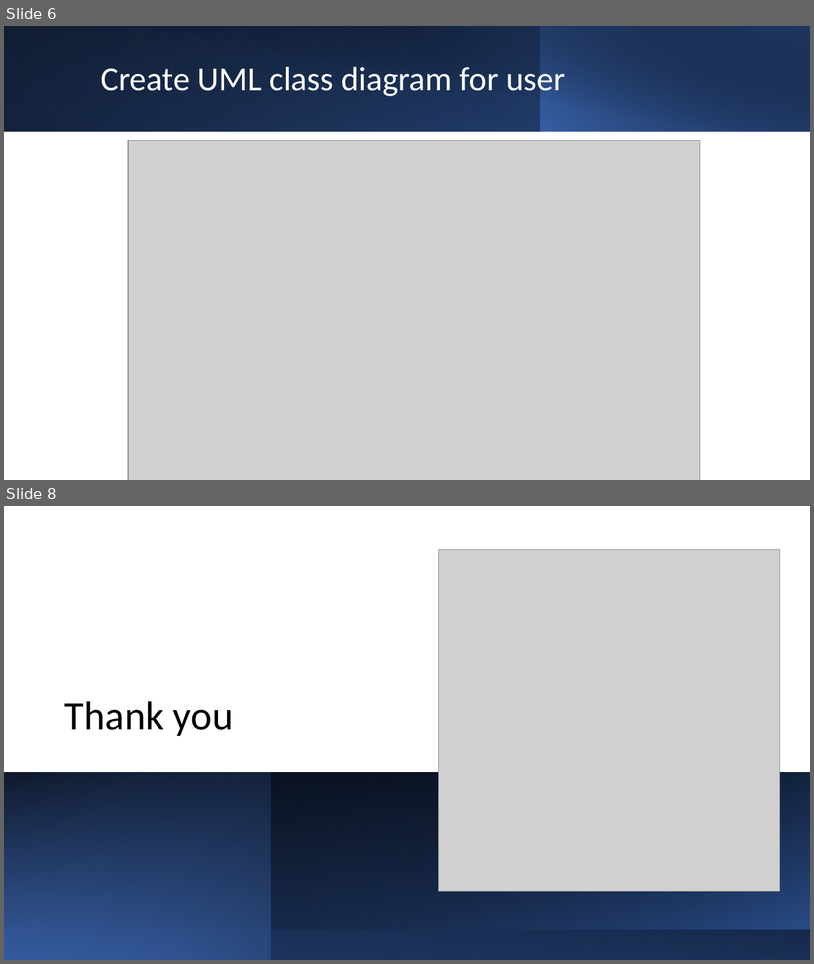
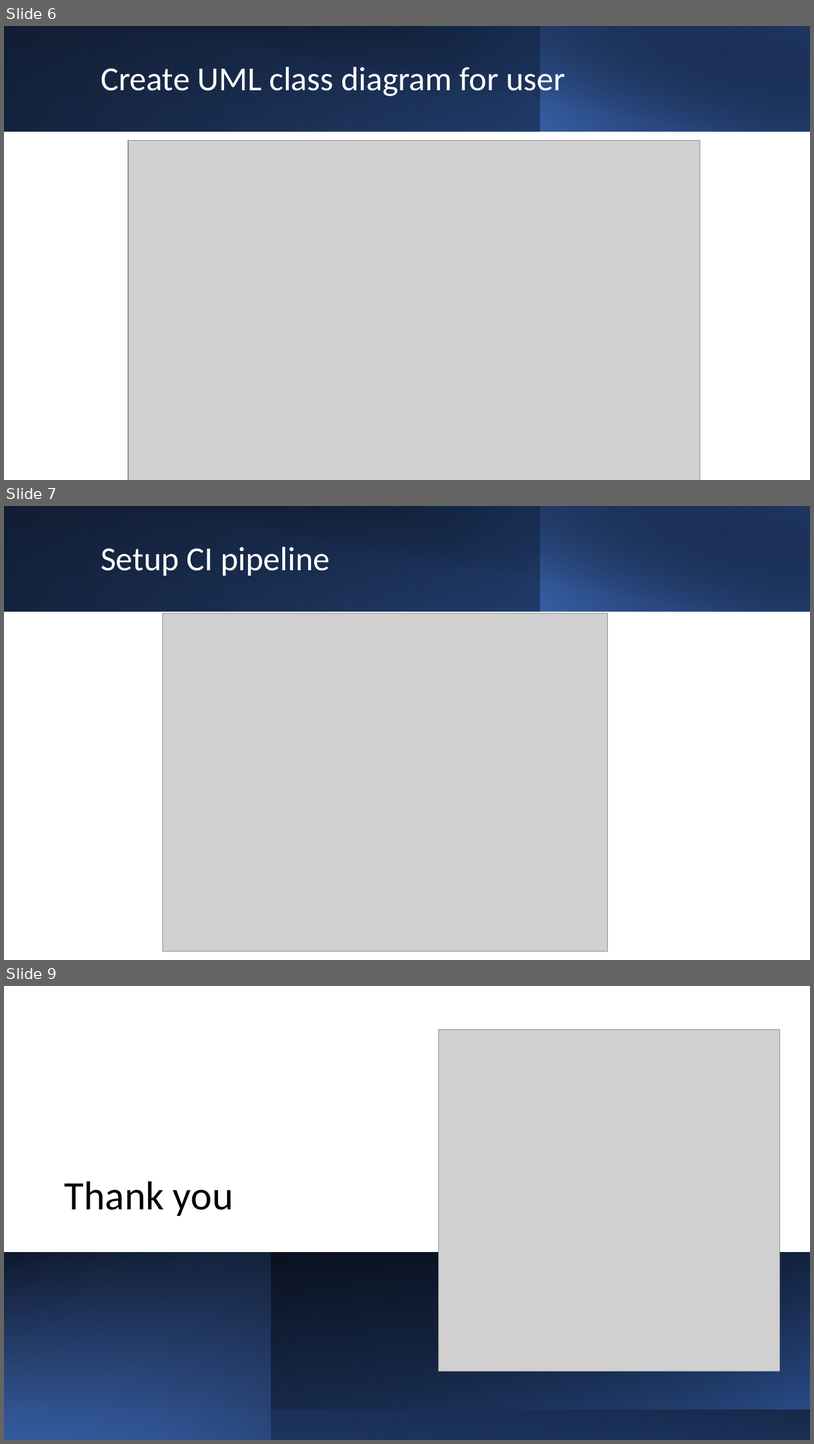
Before and after one commit to T-S-ICT/Music-trivia-web-game, a slide deck: Documents/Presentations/Sprint 2.pptx. Shown one above the other, each under a label of ours: slides 6 and 8 before the commit, slides 6, 7 and 9 after it; the slides between them are not shown. The pictures are 814x964 and 814x1444 pixels, drawn with LibreOffice and Linux fonts; fonts in the diff are those of the drawing; grey boxes stand for pictures. Boxes give left, top, right and bottom in pixels: in the first picture for what was removed or moved away, otherwise in the second. Text is boxed around its words. In the diff, an @@ line names an element or a change of style, - is before the commit and + after.

Commit message:
Add a document and fix dockerfile
Add CI pipeline diagram
Modify sprint 2 file
Modify dockerfile

```diff
--- a/Documents/Presentations/Sprint 2.pptx
+++ b/Documents/Presentations/Sprint 2.pptx
@@ slide 7 added at <box>4,506,810,960</box>, background #FFFFFF @@
@@ rectangle added at <box>4,506,810,611</box>, fill gradient #000000 to #2F5597 @@
@@ rectangle added at <box>4,506,541,611</box>, fill gradient #4472C4 to #203864 @@
@@ rectangle added at <box>34,506,810,612</box>, fill gradient #000000 to #203864 @@
@@ rectangle added at <box>540,506,810,611</box>, fill gradient #4472C4 to #000000 @@
@@ title added at <box>101,547,330,576</box>, 40 pt, text #FFFFFF @@
+Setup CI pipeline
@@ picture added at <box>163,613,608,951</box> @@
@@ what was slide 8 is now slide 9 @@
```
Also in this commit, not shown: 2 slides changed, 2 other files.
